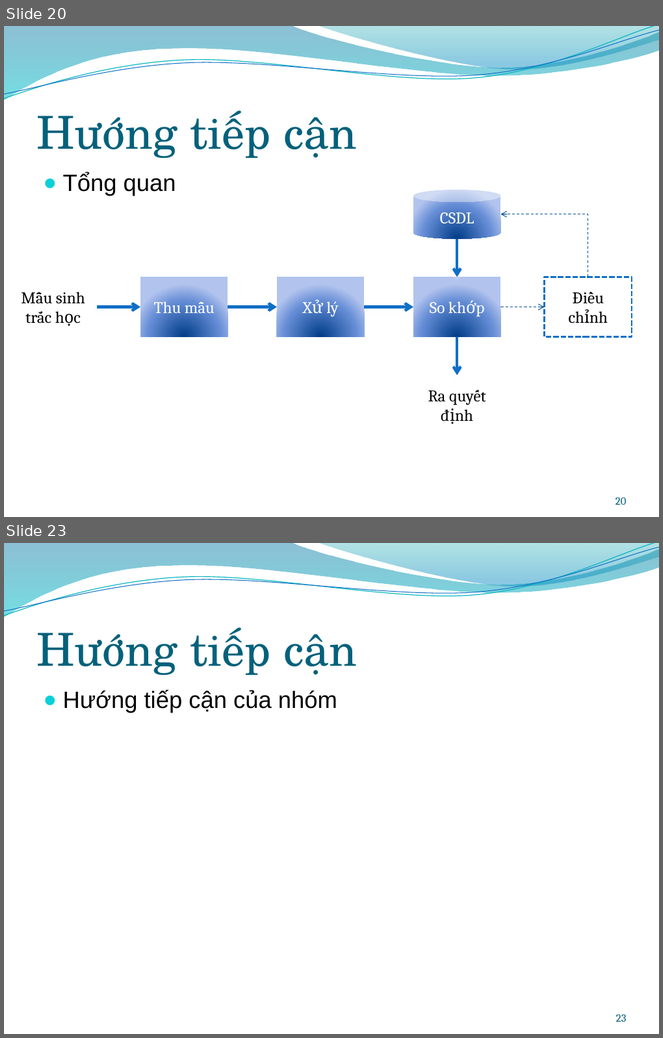
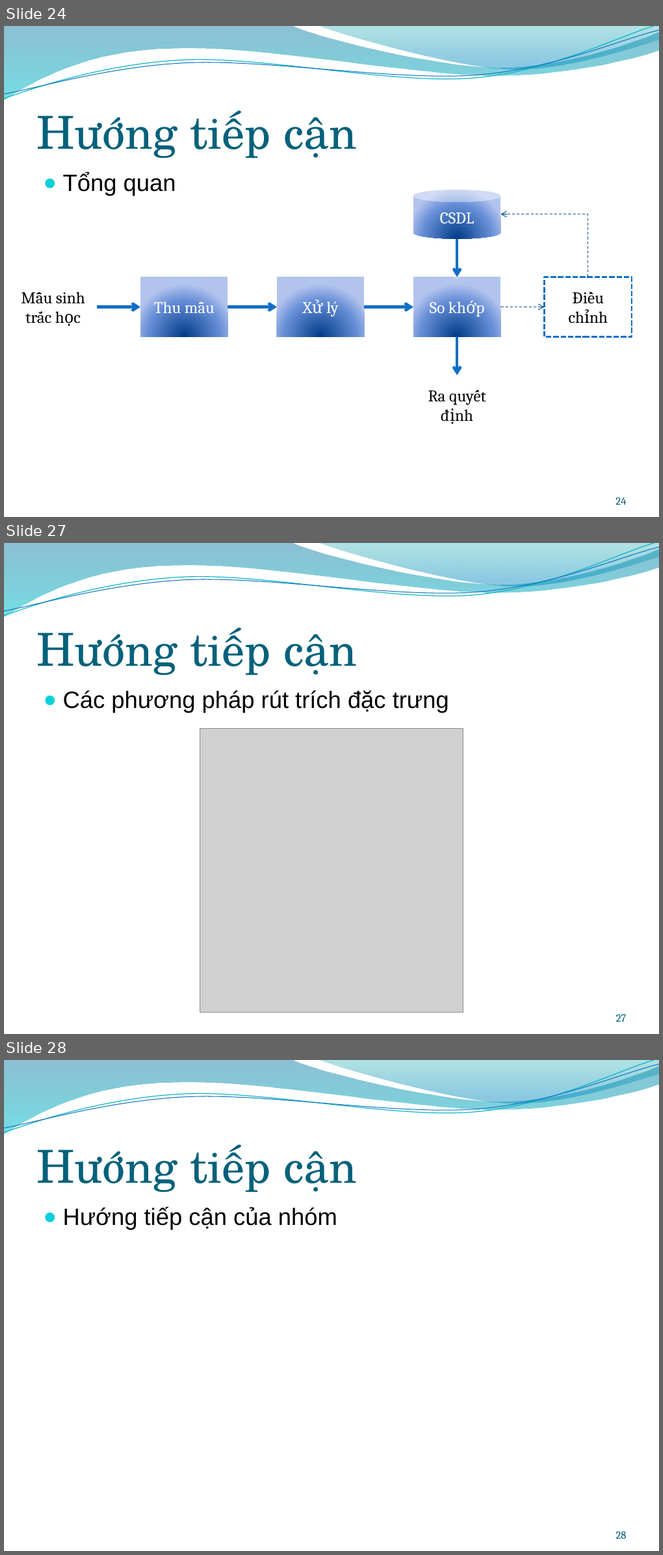
Before and after one commit to trianindiaputra/handgeometry, a slide deck: Documentation/presentation.pptx. Shown one above the other, each under a label of ours: slides 20 and 23 before the commit, slides 24, 27 and 28 after it; the slides between them are not shown. The pictures are 663x1038 and 663x1555 pixels, drawn with LibreOffice and Linux fonts; fonts in the diff are those of the drawing; grey boxes stand for pictures; background and template pictures are left out. Boxes give left, top, right and bottom in pixels: in the first picture for what was removed or moved away, otherwise in the second. Text is boxed around its words. In the diff, an @@ line names an element or a change of style, - is before the commit and + after.

```diff
--- a/Documentation/presentation.pptx
+++ b/Documentation/presentation.pptx
@@ slide 27 added at [4,543,659,1034], background picture (left out); not listed: 4 template elements that a slide beside it also shows @@
@@ title added at [36,627,357,676], 50 pt, text #04617B @@
+Hướng tiếp cận
@@ text added at [63,691,449,713], 26 pt, text #000000 @@
+● Các phương pháp rút trích đặc trưng
@@ picture added at [200,728,464,1012] @@
@@ page number added at [616,1014,627,1022], 12 pt, text #045D75 @@
+27
@@ what was slide 20 is now slide 24 @@
@@ page number at [616,497,626,505]: text changed @@
-20
+24
@@ what was slide 23 is now slide 28 @@
@@ page number at [616,1531,627,1539]: text changed @@
-23
+28
```
Also in this commit, not shown: 4 slides changed, 5 other slides added.
